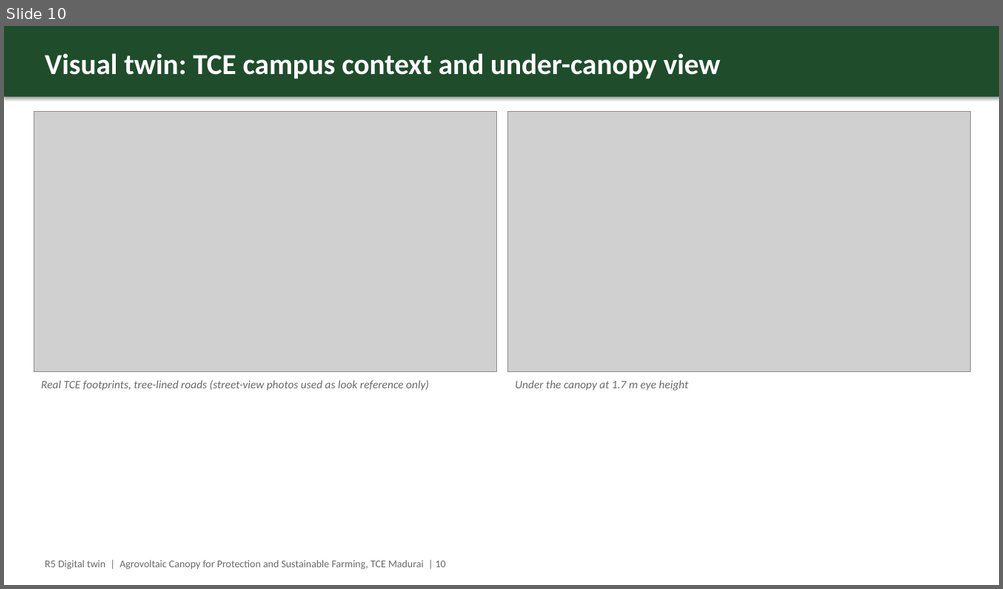
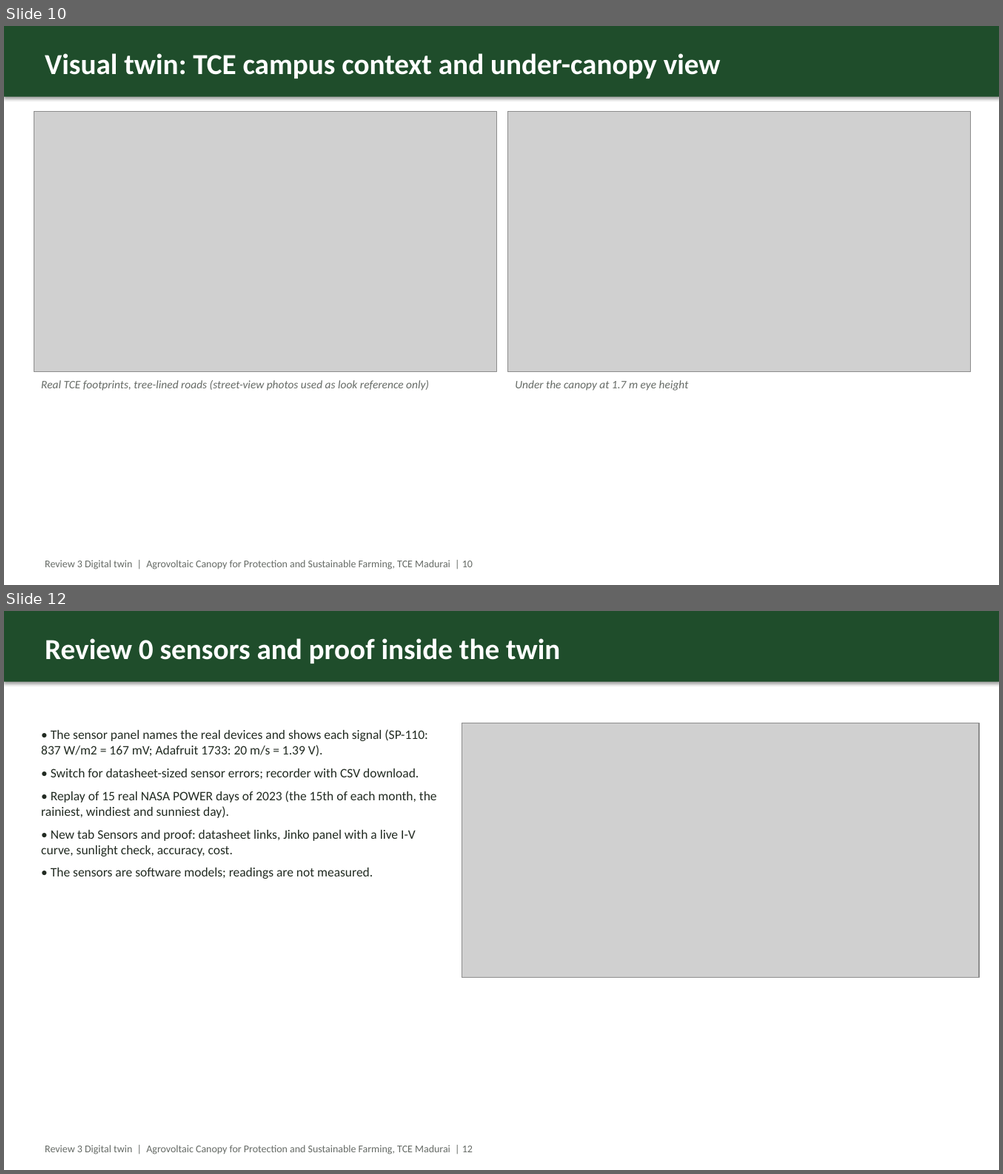
Before and after one commit to thanwin19/agrovoltaic-canopy-srmc, a slide deck: Proof/08_Reports_and_Posters/review_decks/Review3_Digital_Twin.pptx. Shown one above the other, each under a label of ours: slide 10 before the commit, slides 10 and 12 after it; the slides between them are not shown. The pictures are 1003x589 and 1003x1174 pixels, drawn with LibreOffice and Linux fonts; fonts in the diff are those of the drawing; grey boxes stand for pictures. Boxes give left, top, right and bottom in pixels: in the first picture for what was removed or moved away, otherwise in the second. Text is boxed around its words. In the diff, an @@ line names an element or a change of style, - is before the commit and + after.

```diff
--- a/Proof/08_Reports_and_Posters/review_decks/Review3_Digital_Twin.pptx
+++ b/Proof/08_Reports_and_Posters/review_decks/Review3_Digital_Twin.pptx
@@ slide 12 added at [4, 611, 999, 1170], background #FFFFFF @@
@@ rectangle added at [4, 611, 999, 682], fill #1F4D2B @@
@@ text added at [45, 638, 560, 664], 28 pt, text #FFFFFF, bold @@
+Review 0 sensors and proof inside the twin
@@ text added at [41, 729, 437, 879], 12.5 pt, text #222B22 @@
+• The sensor panel names the real devices and shows each signal (SP-110: 837 W/m2 = 167 mV; Adafruit 1733: 20 m/s = 1.39 V).
+• Switch for datasheet-sized sensor errors; recorder with CSV download.
+• Replay of 15 real NASA POWER days of 2023 (the 15th of each month, the rainiest, windiest and sunniest day).
+• New tab Sensors and proof: datasheet links, Jinko panel with a live I-V curve, sunlight check, accuracy, cost.
+• The sensors are software models; readings are not measured.
@@ picture added at [461, 723, 979, 978] @@
@@ text added at [45, 1145, 472, 1155], 10 pt, text #666B66 @@
+Review 3 Digital twin | Agrovoltaic Canopy for Protection and Sustainable Farming, TCE Madurai | 12
@@ slide 10 changed as well @@
@@ text at [45, 560, 472, 570]: text changed @@
-R5 Digital twin | Agrovoltaic Canopy for Protection and Sustainable Farming, TCE Madurai | 10
+Review 3 Digital twin | Agrovoltaic Canopy for Protection and Sustainable Farming, TCE Madurai | 10
```
Also in this commit, not shown: 10 other slides changed, 1 other slide added, 18 other files.
